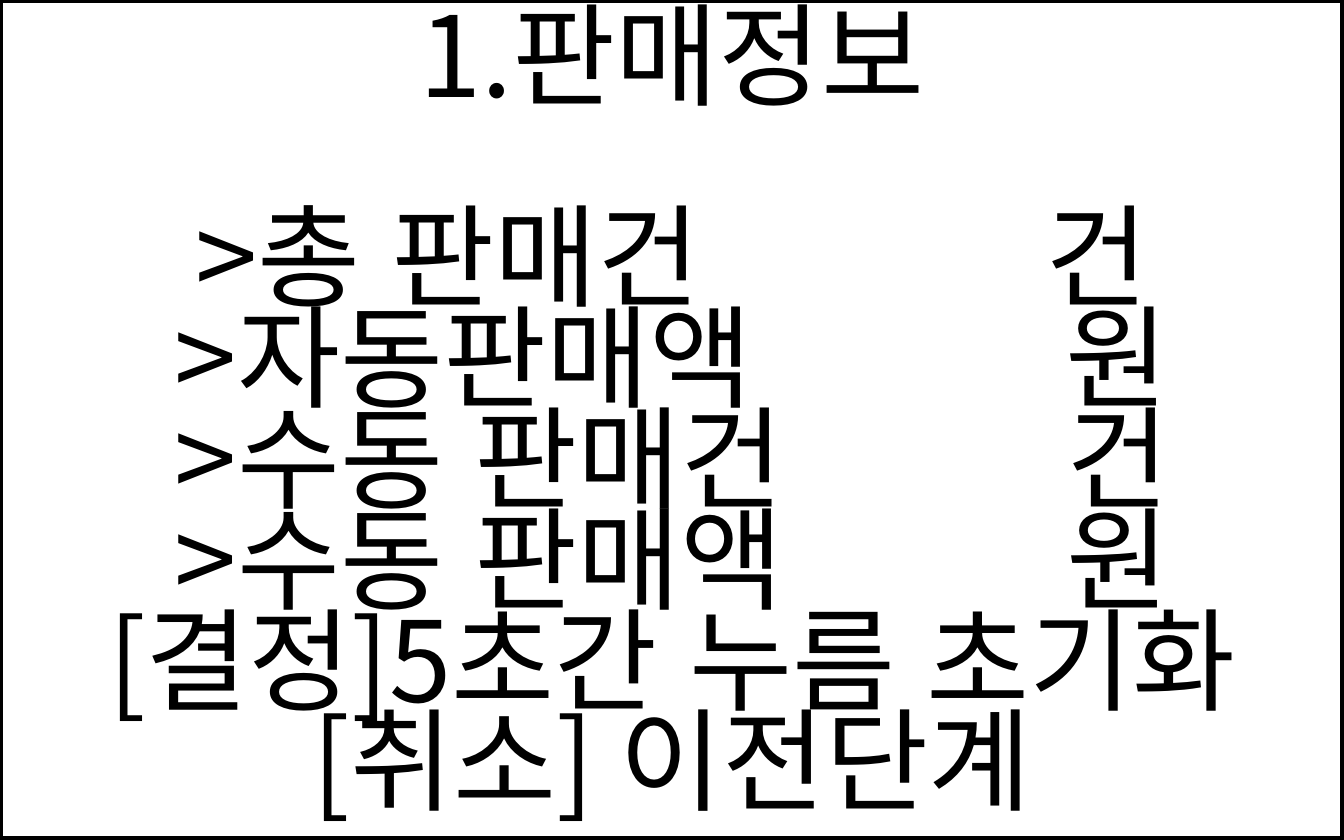
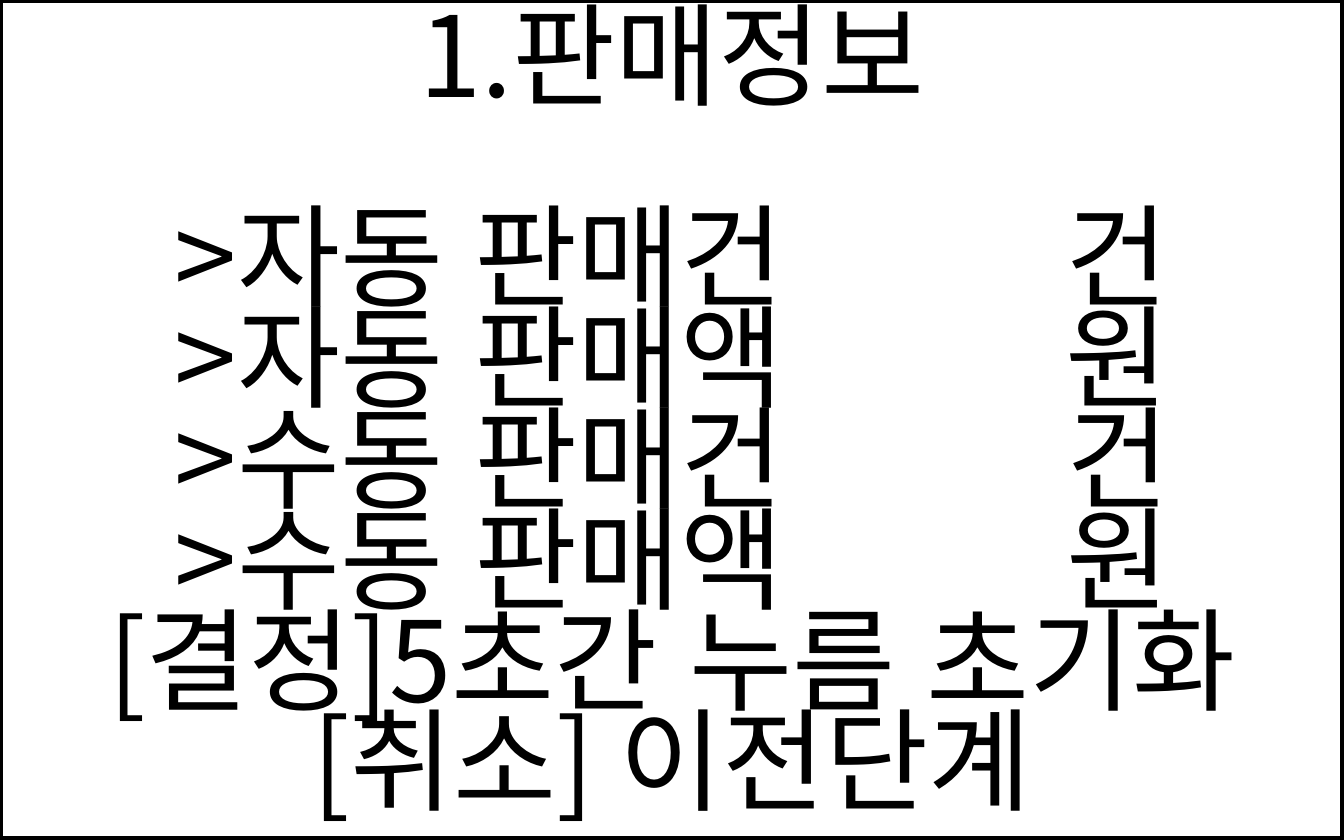
Before and after one commit to imwoo90/Zephyr_flower_vending_machine, a slide deck: slide 25 of application/src/app/view/resource_png/자판기 리소스.pptx. Drawn at 1344x840 pixels with LibreOffice and Linux fonts; fonts in the diff are those of the drawing. Boxes give left, top, right and bottom in pixels: in the first picture for what was removed or moved away, otherwise in the second. Text is boxed around its words. In the diff, an @@ line names an element or a change of style, - is before the commit and + after.

Commit message:
SalesInfo view 변경 총 판매건 -> 자동 판매건 자동판매액 -> 자동 판매액

```diff
--- a/application/src/app/view/resource_png/자판기 리소스.pptx
+++ b/application/src/app/view/resource_png/자판기 리소스.pptx
@@ text in rectangle at (175, 205, 1169, 427): text changed @@
->총 판매건 건
->자동판매액 원
+>자동 판매건 건
+>자동 판매액 원
```
Also in this commit, not shown: 36 other files.
